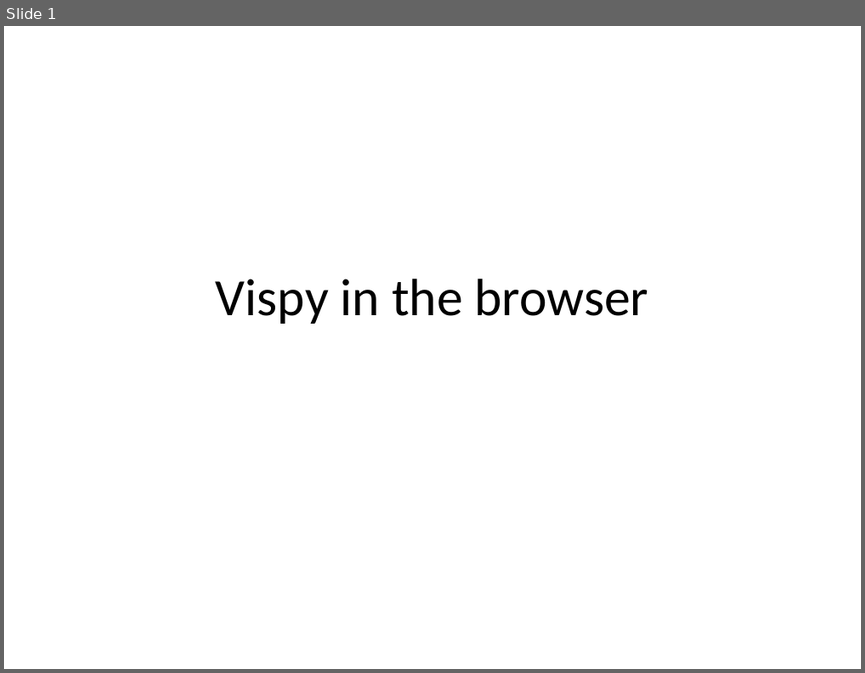
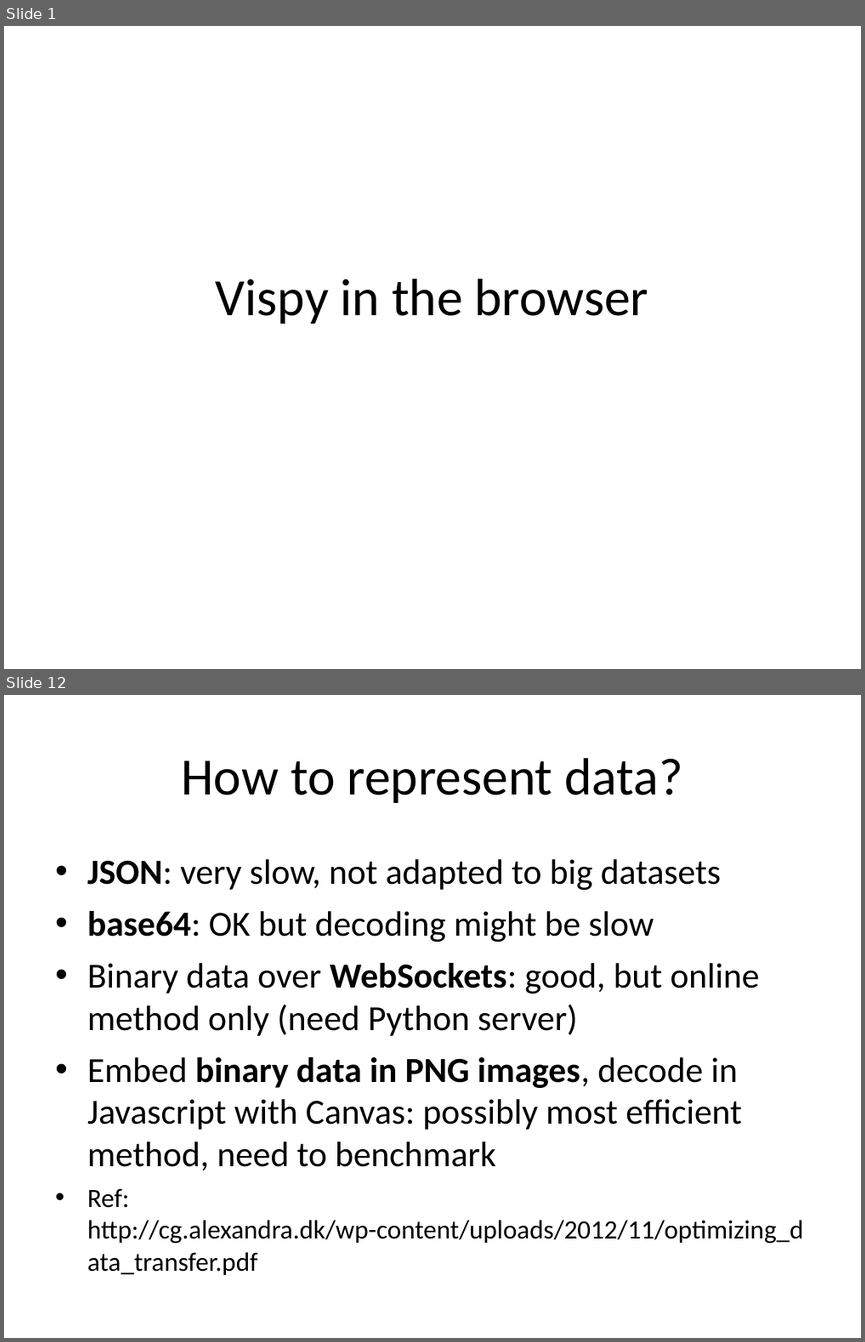
Before and after one commit to vispy/codecamp-esrf-2014, a slide deck: cr/4-webgl/webgl.ppt. Shown one above the other, each under a label of ours: slide 1 before the commit, slides 1 and 12 after it; the slides between them are not shown. The pictures are 865x673 and 865x1342 pixels, drawn with LibreOffice and Linux fonts; fonts in the diff are those of the drawing. Boxes give left, top, right and bottom in pixels: in the first picture for what was removed or moved away, otherwise in the second. Text is boxed around its words. In the diff, an @@ line names an element or a change of style, - is before the commit and + after.

```diff
--- a/cr/4-webgl/webgl.ppt
+++ b/cr/4-webgl/webgl.ppt
@@ slide 12 added at (4,695,861,1338), background #FFFFFF @@
@@ title added at (182,758,683,803), 44 pt, text #000000 @@
+How to represent data?
@@ text added at (87,859,803,1275), 29.6 pt, text #000000 @@
+• JSON: very slow, not adapted to big datasets
+• base64: OK but decoding might be slow
+• Binary data over WebSockets: good, but online method only (need Python server)
+• Embed binary data in PNG images, decode in Javascript with Canvas: possibly most efficient method, need to benchmark
+• Ref: http://cg.alexandra.dk/wp-content/uploads/2012/11/optimizing_data_transfer.pdf
```
Also in this commit, not shown: 30 other slides added.
